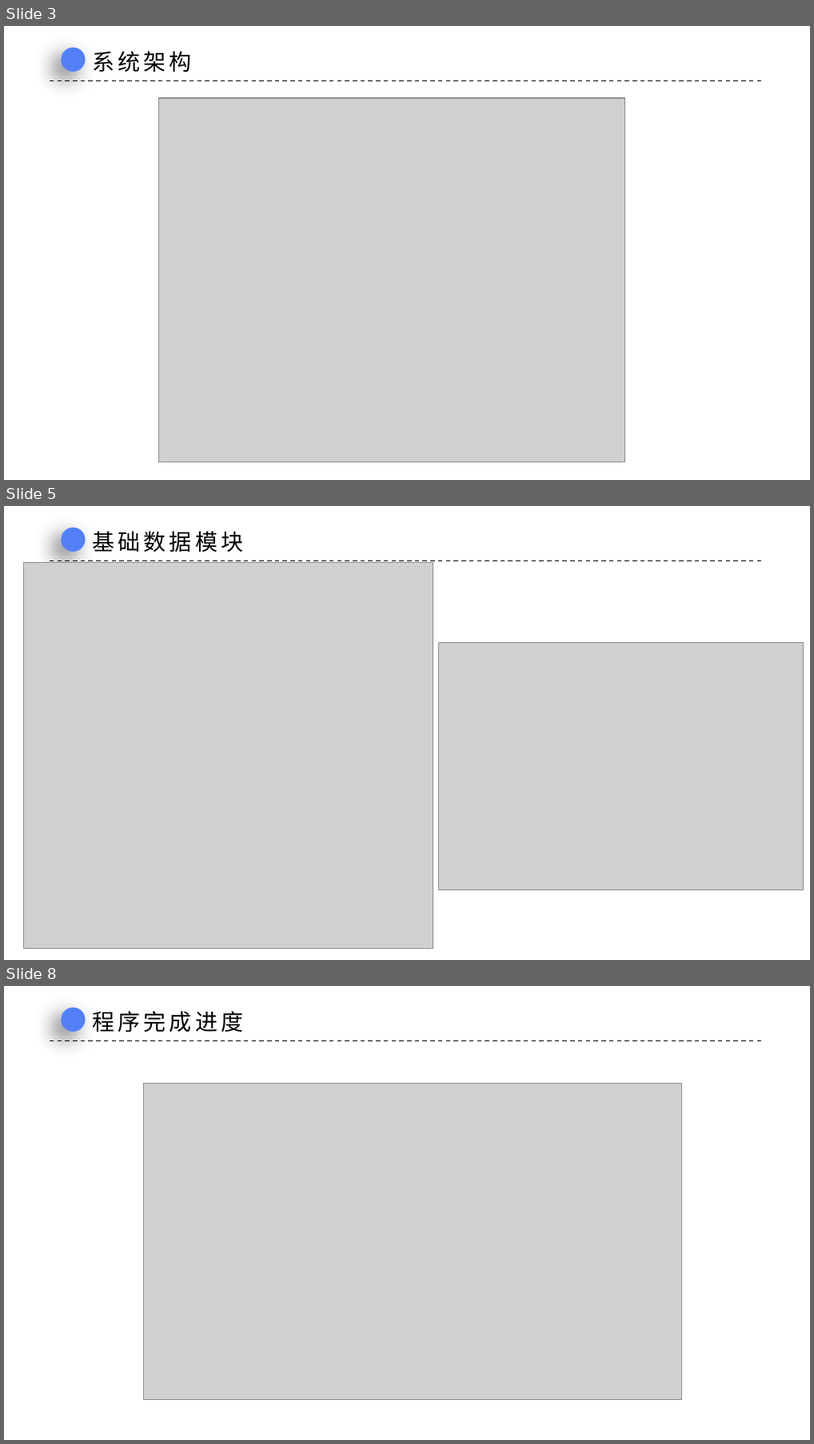
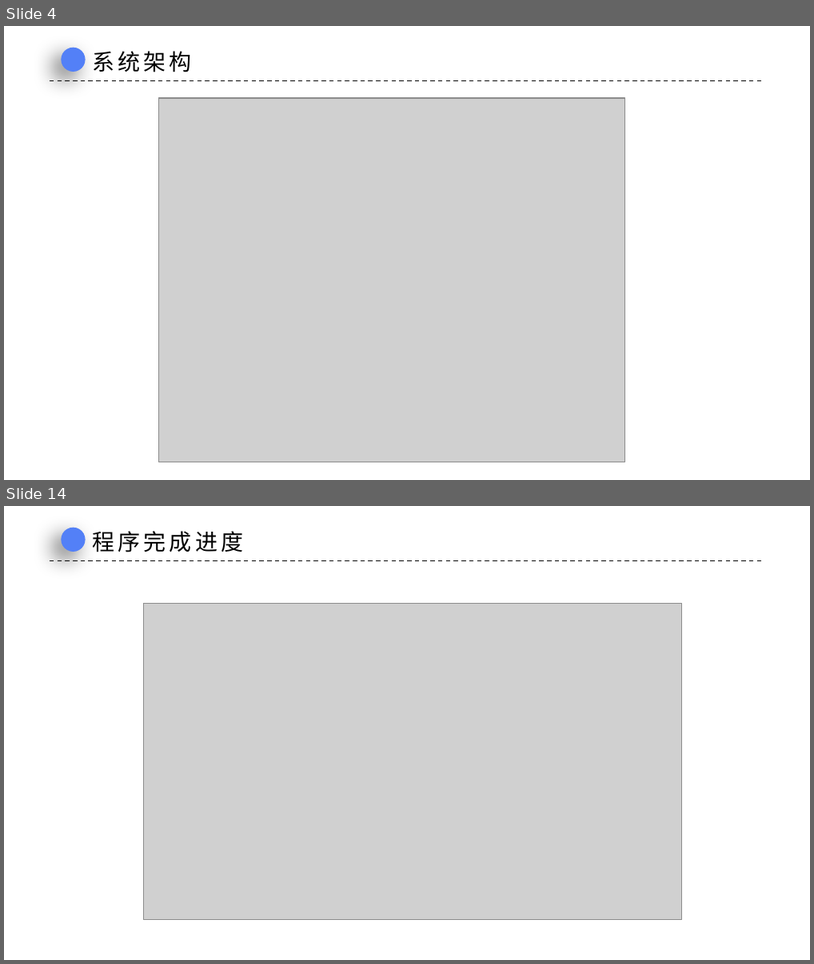
Before and after one commit to rufeng-h/healthman, a slide deck: docs/中期答辩.pptx. Shown one above the other, each under a label of ours: slides 3, 5 and 8 before the commit, slides 4 and 14 after it; the slides between them are not shown. The pictures are 814x1444 and 814x964 pixels, drawn with LibreOffice and Linux fonts; fonts in the diff are those of the drawing; grey boxes stand for pictures; background and template pictures are left out. Boxes give left, top, right and bottom in pixels: in the first picture for what was removed or moved away, otherwise in the second. Text is boxed around its words. In the diff, an @@ line names an element or a change of style, - is before the commit and + after.

```diff
--- a/docs/中期答辩.pptx
+++ b/docs/中期答辩.pptx
@@ slide 5 removed at bbox=[4, 506, 810, 960], background picture (left out) @@
@@ ellipse removed at bbox=[62, 527, 86, 551] @@
@@ text removed at bbox=[92, 531, 243, 552] @@
-基础数据模块
@@ picture removed at bbox=[24, 563, 434, 948] @@
@@ line removed from (49, 561) to (766, 561) @@
@@ picture removed at bbox=[439, 642, 804, 891] @@
@@ what was slide 3 is now slide 4 @@
@@ what was slide 8 is now slide 14 @@
```
Also in this commit, not shown: 3 slides changed, 8 slides added, 2 other slides removed, 15 other files.
